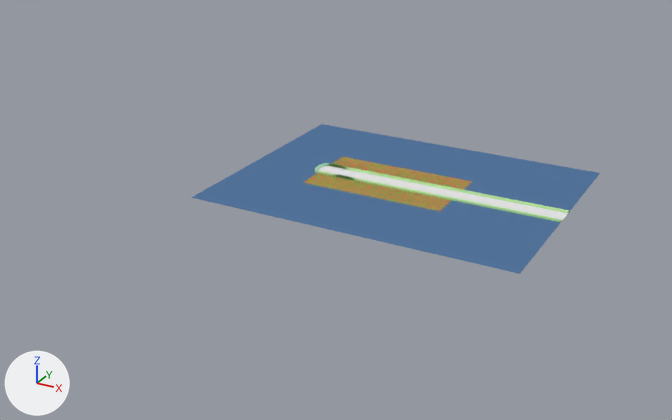
The Blender file Base_basis/basis.blend as it was, and as the next commit left it.
One viewpoint serves both versions: a 50 mm camera at (171.0, -370.0, 165.0) aimed at (-27.0, -11.0, -15.0). The axes (+X, +Y, +Z) are drawn at lower left. The lights are the same throughout.

In view in the first picture: 'pagrindas'.
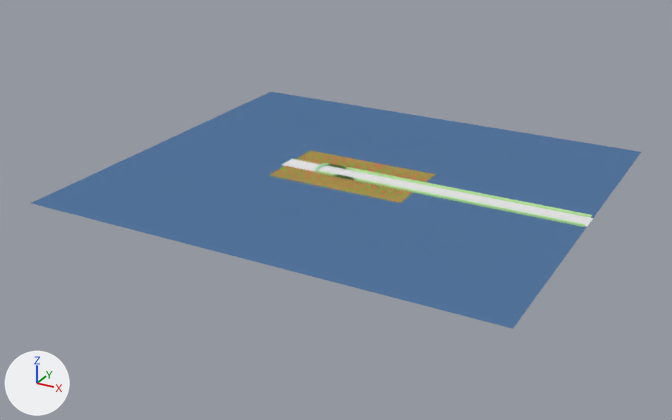
Location of each change, [x1, y1, x2, y2] in pixels of the pictures (672 x 420 px):
'pagrindas', reshaped, moved (49% wider, 58% taller)
    before: [191, 124, 600, 274]
    after: [32, 92, 641, 329]
'tvora.028', added
    after: [561, 220, 585, 227]
'tvora.027', added
    after: [568, 210, 592, 218]
part 1 of me_plane, added (blue)
    after: [32, 92, 641, 329]

The change in detail:
me_plane is used by ob_pagrindas; location (0.0, 0.0, 0.0).
me_plane had 2935 vertices, 2933 faces and spanned x -75.0..80.0, y -60.0..60.0, z 0.0.
me_plane now has 4015 vertices, 3980 faces and spans x -115.0..110.0, y -100.0..100.0, z 0.0.
me_plane part 1: 1080 vertices added at x -115.0..110.0, y -100.0..100.0, z 0.0.
Object 'pagrindas' (ob_pagrindas) moves from (0.0, 0.0, 0.0) to (-19.0, 0.0, 0.0).
Object 'tvora.027' (ob_tvora_027) is new; it shows a copy of the mesh of ob_tvora.
Its location is (85.0, 5.5, 0.5).
Its scale is (1.0, 0.5, 0.5).
Object 'tvora.028' (ob_tvora_028) is new; it shows a copy of the mesh of ob_tvora.
Its location is (85.0, -5.5, 0.5).
Its scale is (1.0, 0.5, 0.5).
